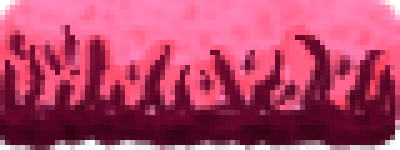
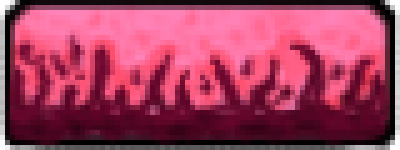
Comparing the layer stacks of the two 400x150 images. Changes:
painted on "Flesh" over [0, 25, 400, 150]
painted on "Block" over [0, 0, 400, 145]
added layer "Outline" above "Arrière" over [0, 0, 400, 150]
